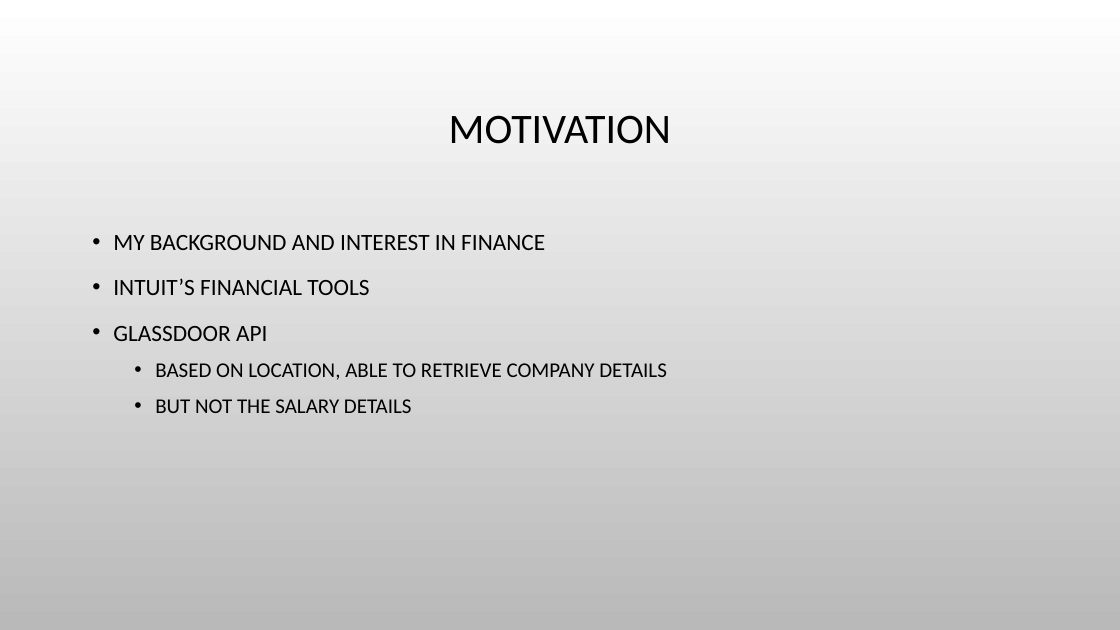
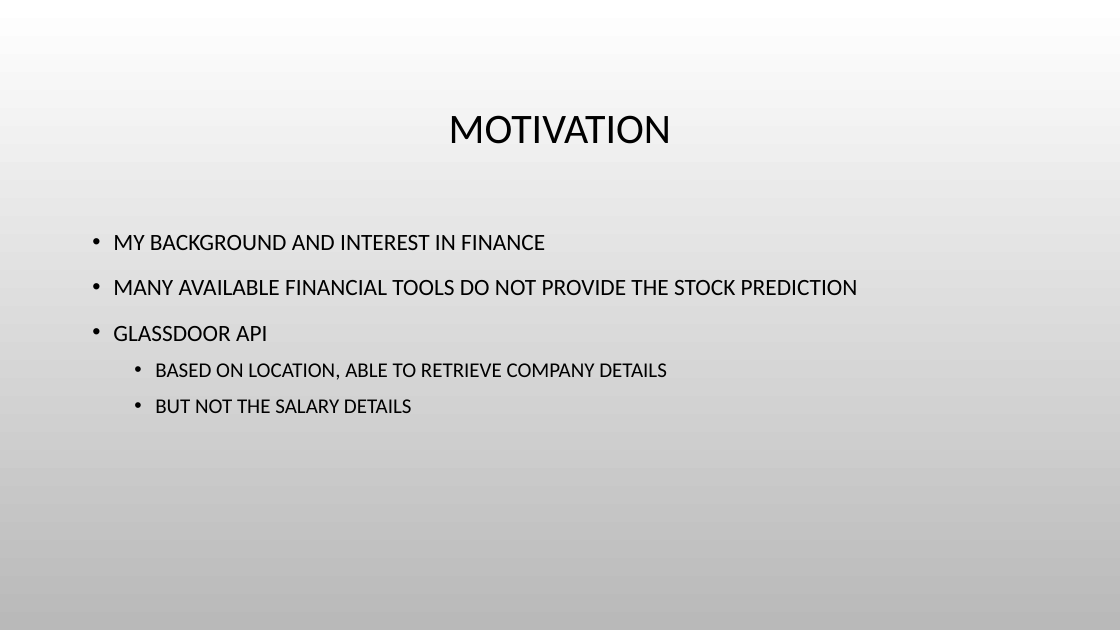
Before and after one commit to harshitshah436/FinancialStockAdvice, a slide deck: slide 3 of Financial Advice for stocks.pptx. Drawn at 1120x630 pixels with LibreOffice and Linux fonts; fonts in the diff are those of the drawing; background and template pictures are left out. Boxes give left, top, right and bottom in pixels: in the first picture for what was removed or moved away, otherwise in the second. Text is boxed around its words. In the diff, an @@ line names an element or a change of style, - is before the commit and + after.

Commit message:
Presentation Changes
Added motivation and other build changes

```diff
--- a/Financial Advice for stocks.pptx
+++ b/Financial Advice for stocks.pptx
@@ text at (x1=113, y1=280, x2=858, y2=295): text changed @@
-• INTUIT’S FINANCIAL TOOLS
+• MANY AVAILABLE FINANCIAL TOOLS DO NOT PROVIDE THE STOCK PREDICTION
```
Also in this commit, not shown: 1 other slide changed, 5 other files.
